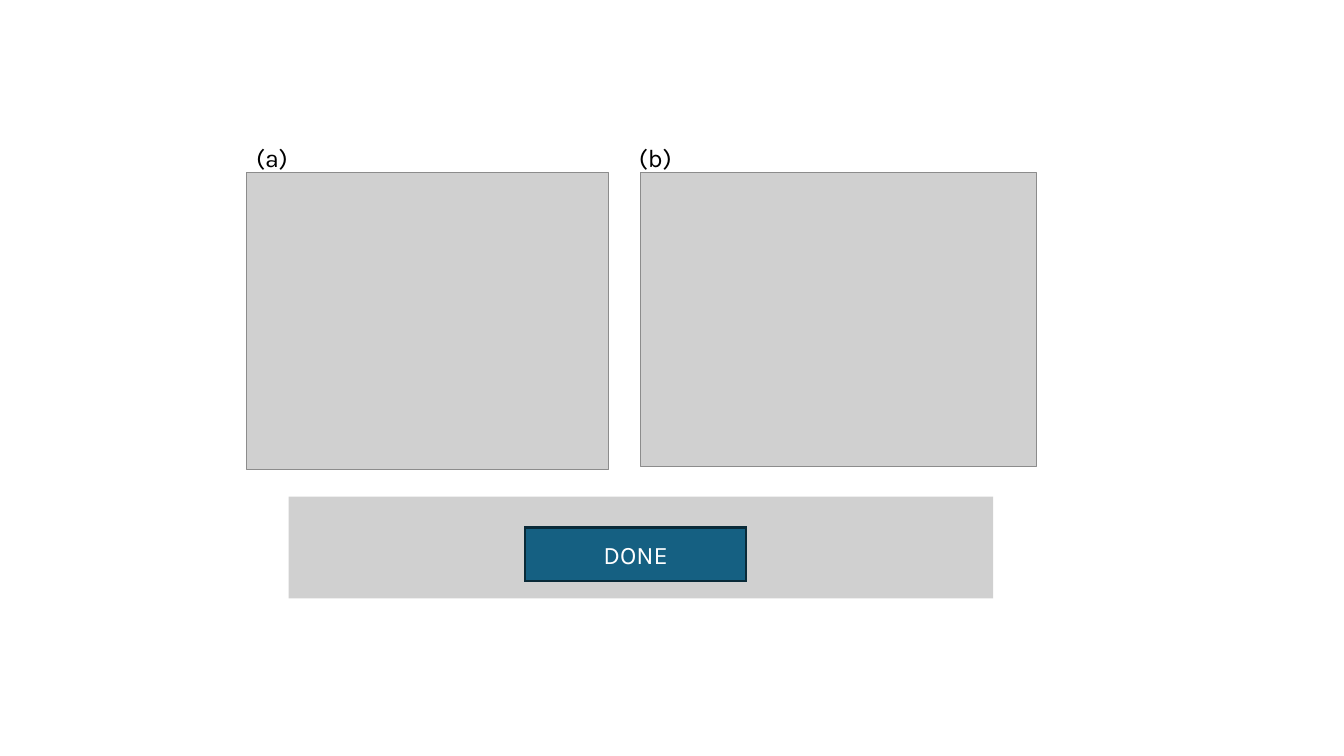
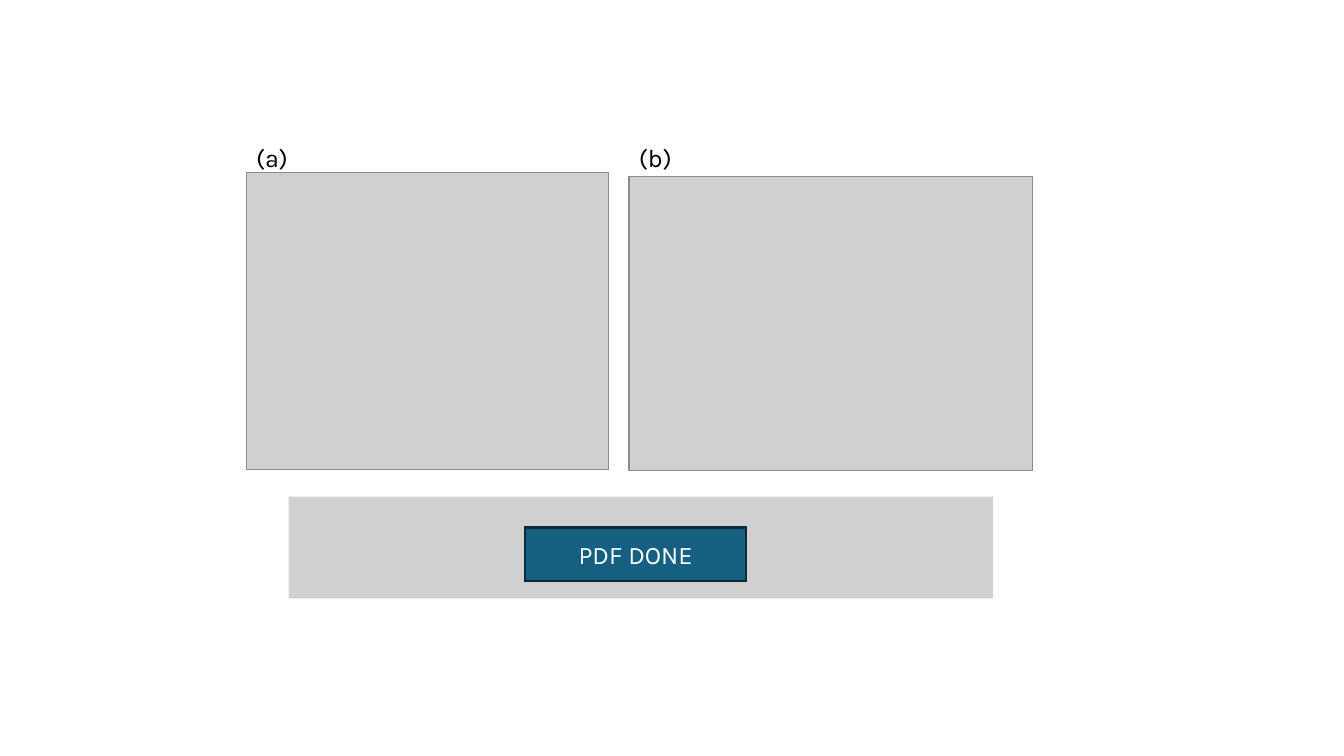
Before and after one commit to tyokokur/presentations, a slide deck: slide 4 of SYSG3_paper.pptx. Drawn at 1344x756 pixels with LibreOffice and Linux fonts; fonts in the diff are those of the drawing; grey boxes stand for pictures. Boxes give left, top, right and bottom in pixels: in the first picture for what was removed or moved away, otherwise in the second. Text is boxed around its words. In the diff, an @@ line names an element or a change of style, - is before the commit and + after.

```diff
--- a/SYSG3_paper.pptx
+++ b/SYSG3_paper.pptx
@@ picture: place and size @@
-picture at (641,172,1036,467)
+picture at (629,176,1032,470)
@@ text in rectangle at (579,548,692,565): text changed @@
-DONE
+PDF DONE
```
Also in this commit, not shown: 2 other slides changed.
